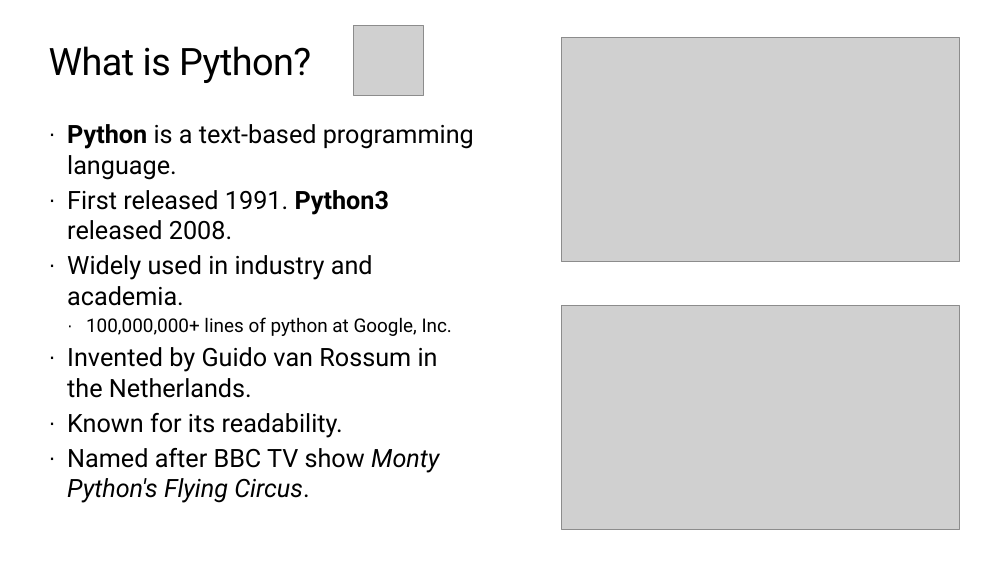
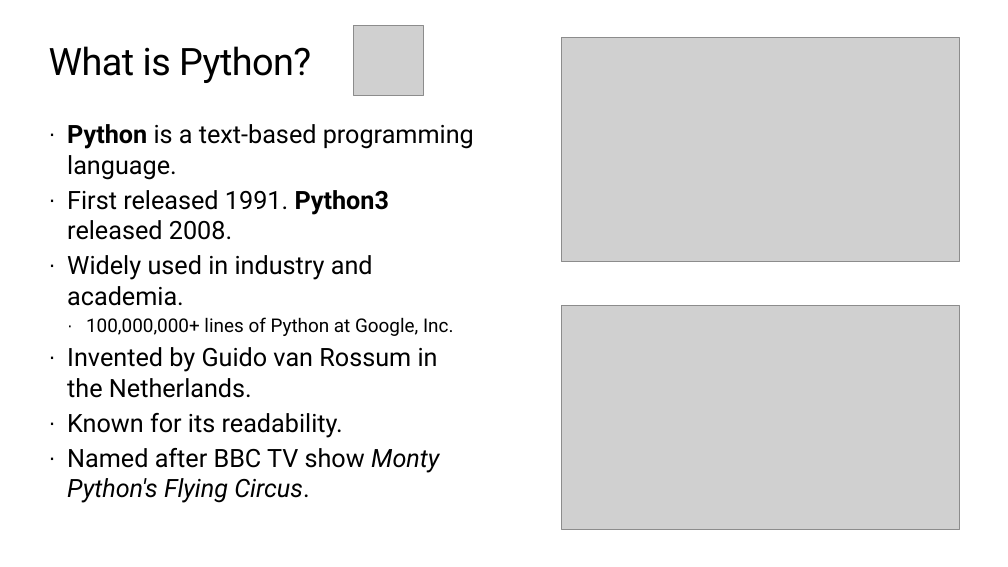
Before and after one commit to TEALSK12/2nd-semester-introduction-to-computer-science, a slide deck: slide 9 of units/1_unit/slidedecks/Intro Python 1.01 TEALS.pptx. Drawn at 1008x567 pixels with LibreOffice and Linux fonts; fonts in the diff are those of the drawing; grey boxes stand for pictures; background and template pictures are left out. Boxes give left, top, right and bottom in pixels: in the first picture for what was removed or moved away, otherwise in the second. Text is boxed around its words. In the diff, an @@ line names an element or a change of style, - is before the commit and + after.

```diff
--- a/units/1_unit/slidedecks/Intro Python 1.01 TEALS.pptx
+++ b/units/1_unit/slidedecks/Intro Python 1.01 TEALS.pptx
@@ text at box(86, 317, 453, 336): text changed @@
-  · 100,000,000+ lines of python at Google, Inc.
+  · 100,000,000+ lines of Python at Google, Inc.
```
Also in this commit, not shown: 8 other slides changed.
